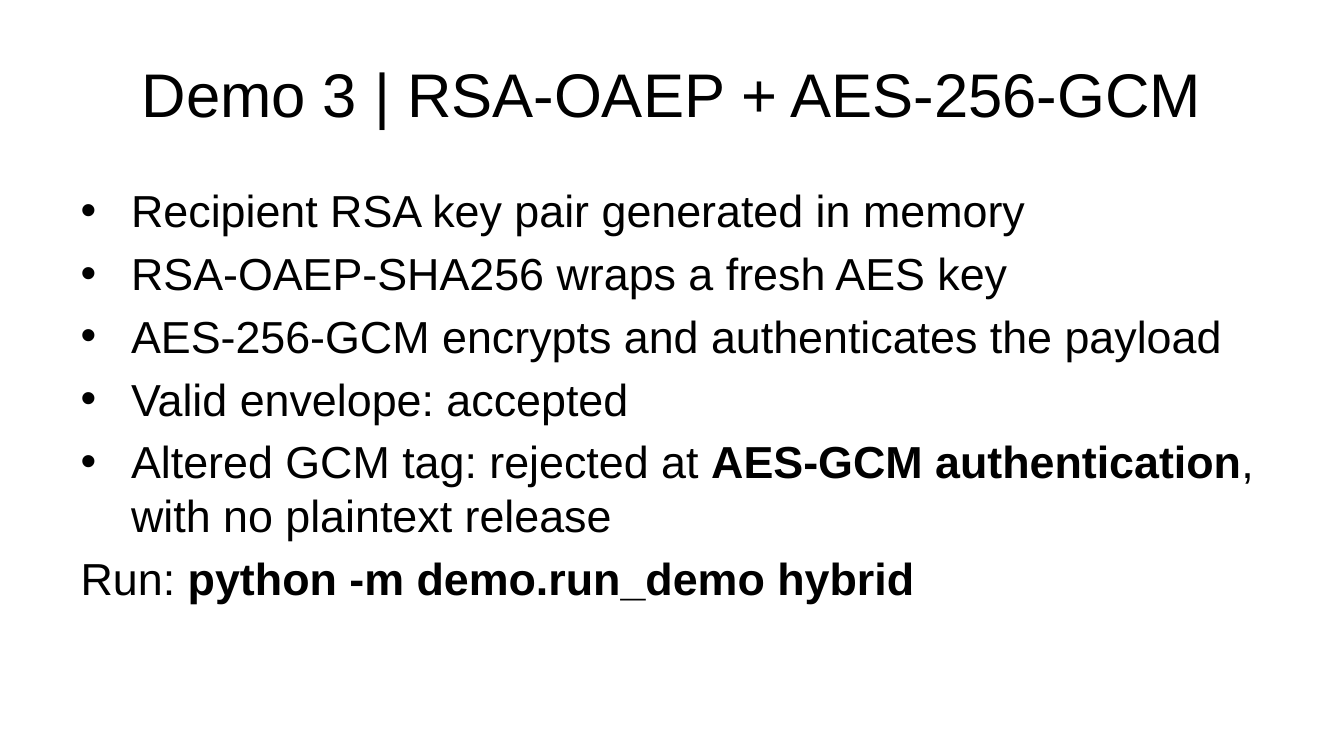
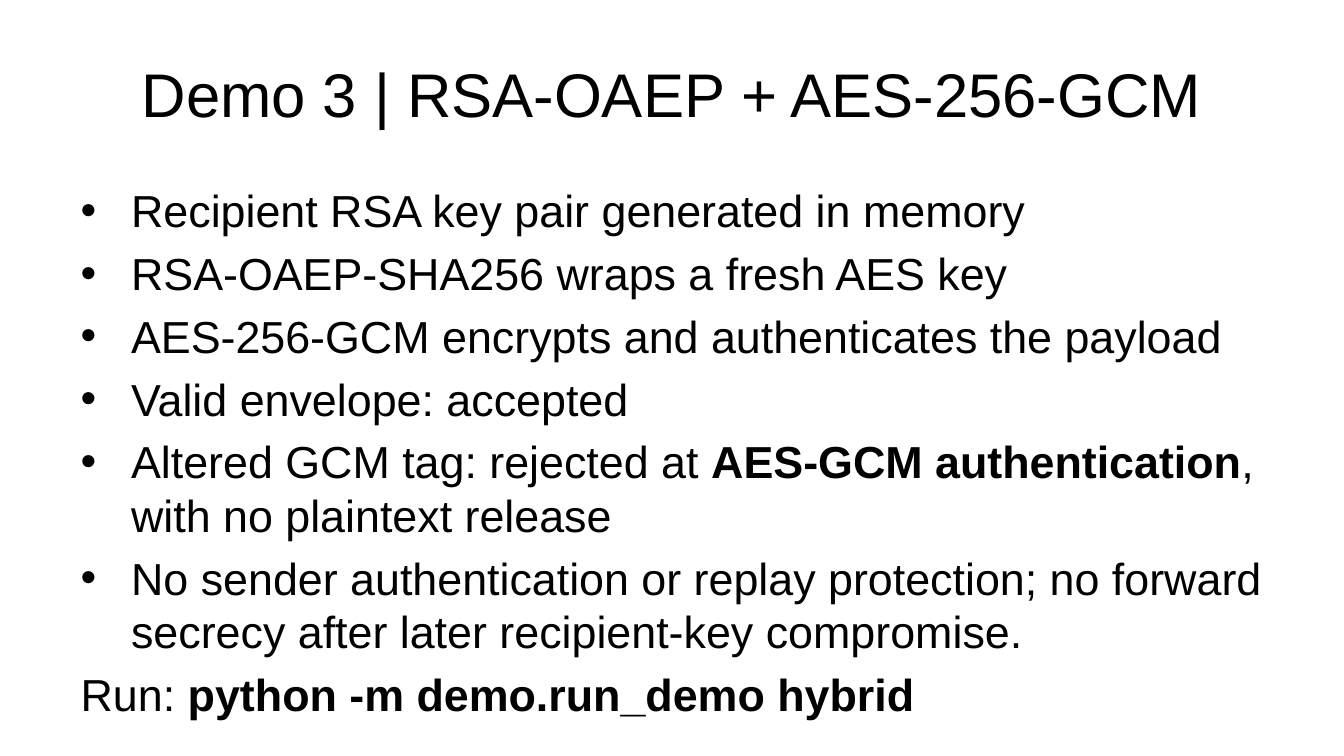
Before and after one commit to dat-nix/COSC2539-COSC2716-Assignment1, a slide deck: slide 5 of demo/presentation.pptx. Drawn at 1344x756 pixels with LibreOffice and Linux fonts; fonts in the diff are those of the drawing. Boxes give left, top, right and bottom in pixels: in the first picture for what was removed or moved away, otherwise in the second. Text is boxed around its words. In the diff, an @@ line names an element or a change of style, - is before the commit and + after.

```diff
--- a/demo/presentation.pptx
+++ b/demo/presentation.pptx
@@ text at [131, 562, 1261, 657]: paragraph added @@
+• No sender authentication or replay protection; no forward secrecy after later recipient-key compromise.
```
Also in this commit, not shown: 6 other slides changed, 9 other files.
